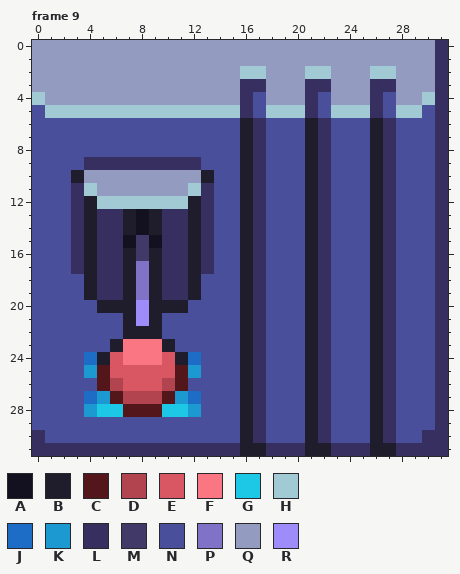
Pixel-art file: Assets/Sprites/levers.aseprite. The picture above was drawn from the file before the commit.
32x32 pixels, 9 frames. Shown: frame 9. The commit also changed other frames, which this record leaves out.
Palette (. is transparent): A #13101f  B #1f1d2c  C #53161b  D #b1444e  E #d95763  F #fa7682  G #1dc7e6  H #a1cad4  J #1d6cc6  K #1d99d2  L #372f5f  M #413968  N #4a4f9b  P #8072c6  Q #939cc0  R #9e8cfa
The result:
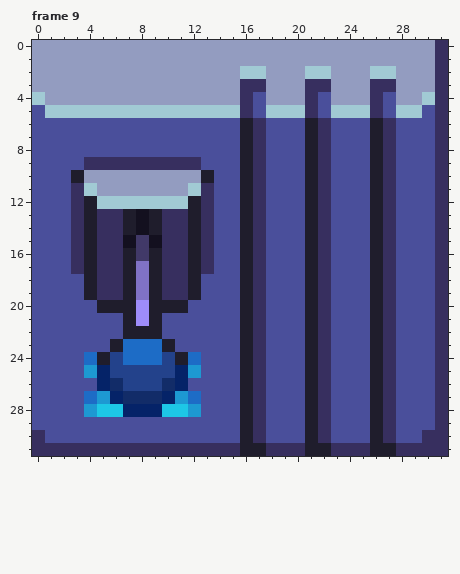
Log entry: levers and beautiful boxes
Difference:
@@ palette @@
-C #53161b
+C #052368
-D #b1444e
+D #122c68
-E #d95763
+E #23428b
--- frame 9
@@ x 5..11 @@
 22 NNBBBNN
-23 NBFFFBN
-24 BEFFFEB
+23 NBJJJBN
+24 BEJJJEB
 25 CEEEEEC
Pixel boxes of the changes (left, top, right, bottom) in both pictures:
changed: (97, 339, 188, 417)
